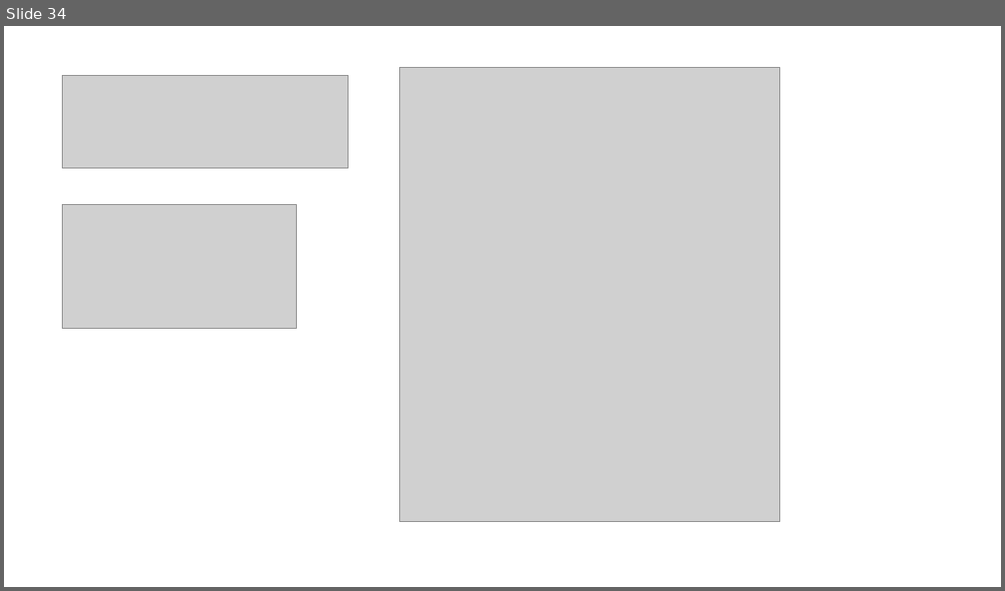
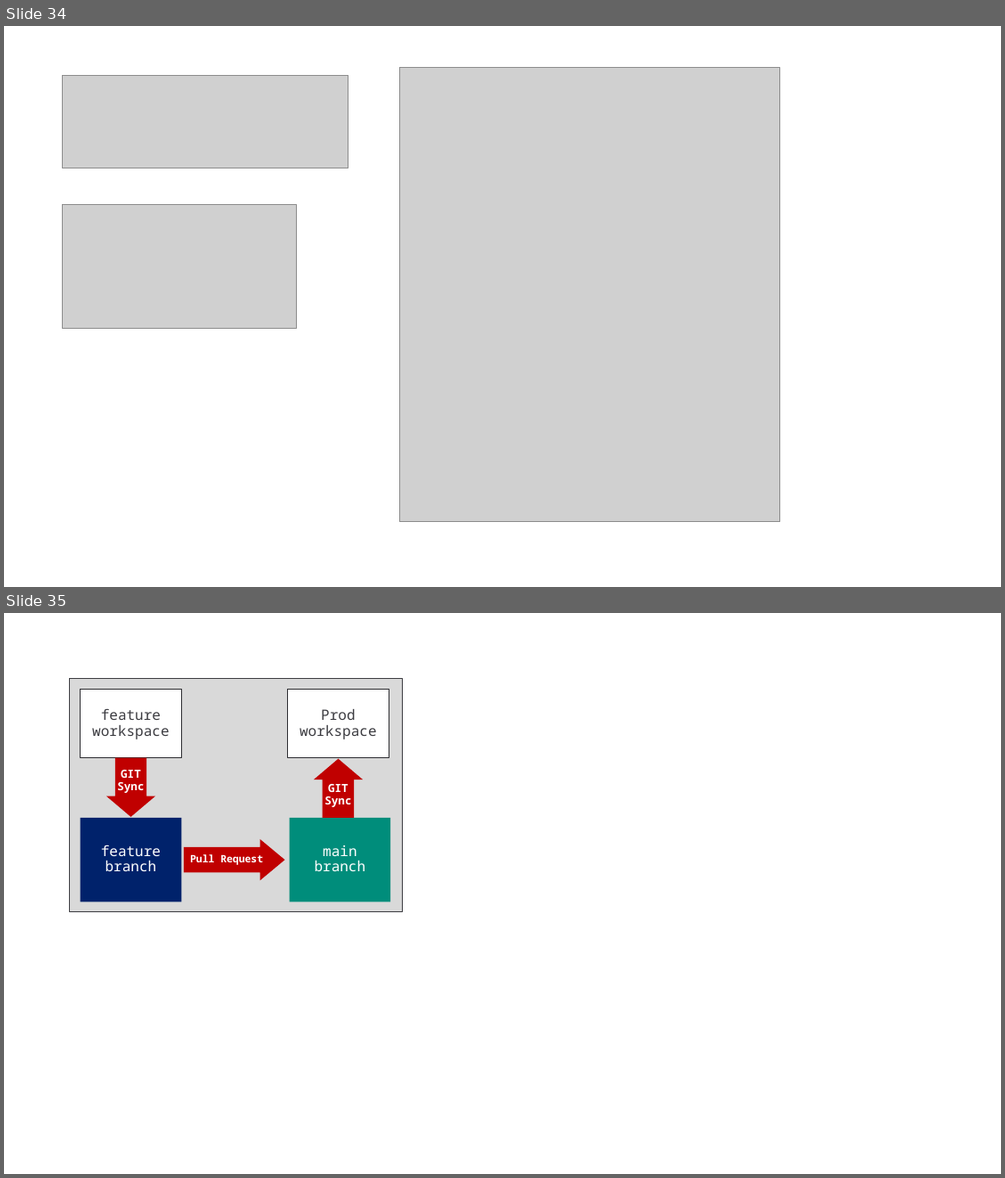
Before and after one commit to FabricDevCamp/fabric-cicd-whitepaper, a slide deck: Part 1 - Overview of Fabric CICD.pptx. Shown one above the other, each under a label of ours: slide 34 before the commit, slides 34 and 35 after it. The pictures are 1005x591 and 1005x1178 pixels, drawn with LibreOffice and Linux fonts; fonts in the diff are those of the drawing; grey boxes stand for pictures. Boxes give left, top, right and bottom in pixels: in the first picture for what was removed or moved away, otherwise in the second. Text is boxed around its words. In the diff, an @@ line names an element or a change of style, - is before the commit and + after.

```diff
--- a/Part 1 - Overview of Fabric CICD.pptx
+++ b/Part 1 - Overview of Fabric CICD.pptx
@@ slide 35 added at box(4, 613, 1001, 1174), background #FFFFFF @@
@@ rectangle added at box(70, 678, 403, 911), fill #D9D9D9, outline #3C3C41 0.75 pt @@
@@ rectangle added at box(81, 690, 181, 757), fill #FFFFFF, outline #2D2D31 0.75 pt, 14 pt, text #3C3C41 @@
+feature
+workspace
@@ rectangle added at box(288, 690, 388, 757), fill #FFFFFF, outline #2D2D31 0.75 pt, 14 pt, text #3C3C41 @@
+Prod
+workspace
@@ down arrow added at box(106, 758, 155, 817), fill #C00000, 11 pt, text #FFFFFF, bold @@
+GIT
+Sync
@@ up arrow added at box(314, 759, 363, 818), fill #C00000, 11 pt, text #FFFFFF, bold @@
+GIT
+Sync
@@ rectangle added at box(81, 818, 181, 901), fill #00226B, 14 pt, text #FFFFFF @@
+feature
+branch
@@ rectangle added at box(289, 818, 390, 901), fill #008D7B, 14 pt, text #FFFFFF @@
+main
+branch
@@ right arrow added at box(184, 839, 284, 880), fill #C00000, 10 pt, text #FFFFFF, bold @@
+Pull Request
```
Also in this commit, not shown: 1 slide changed, 6 other slides added, 3 slides removed, 1 other file.
